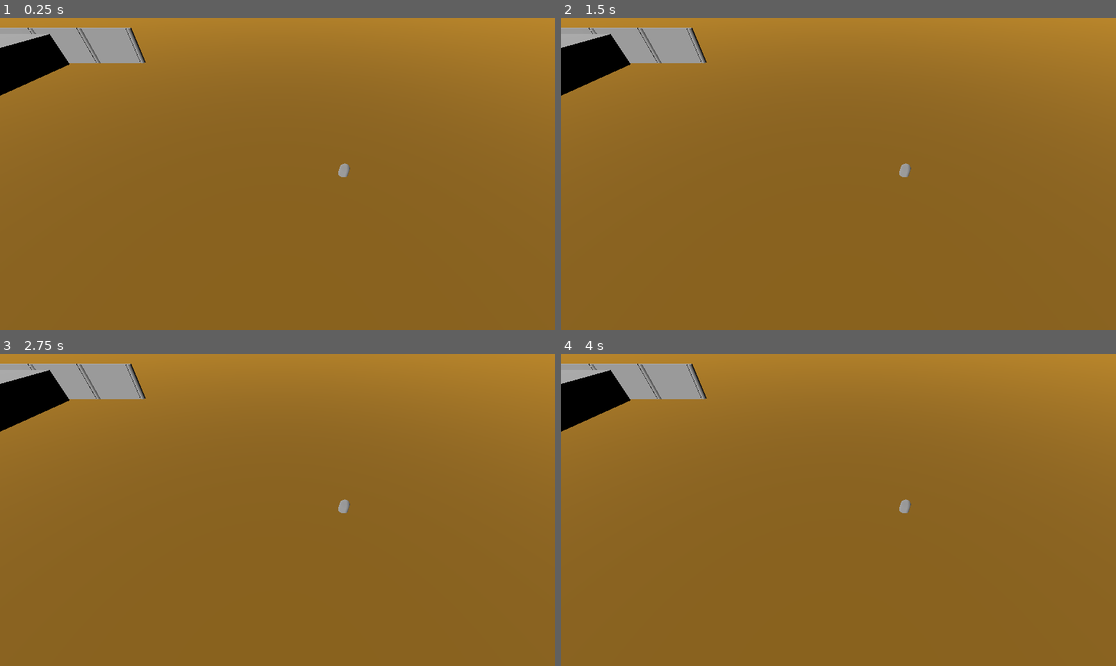
Above: before the commit, frames 1-4 (two rows, left to right).
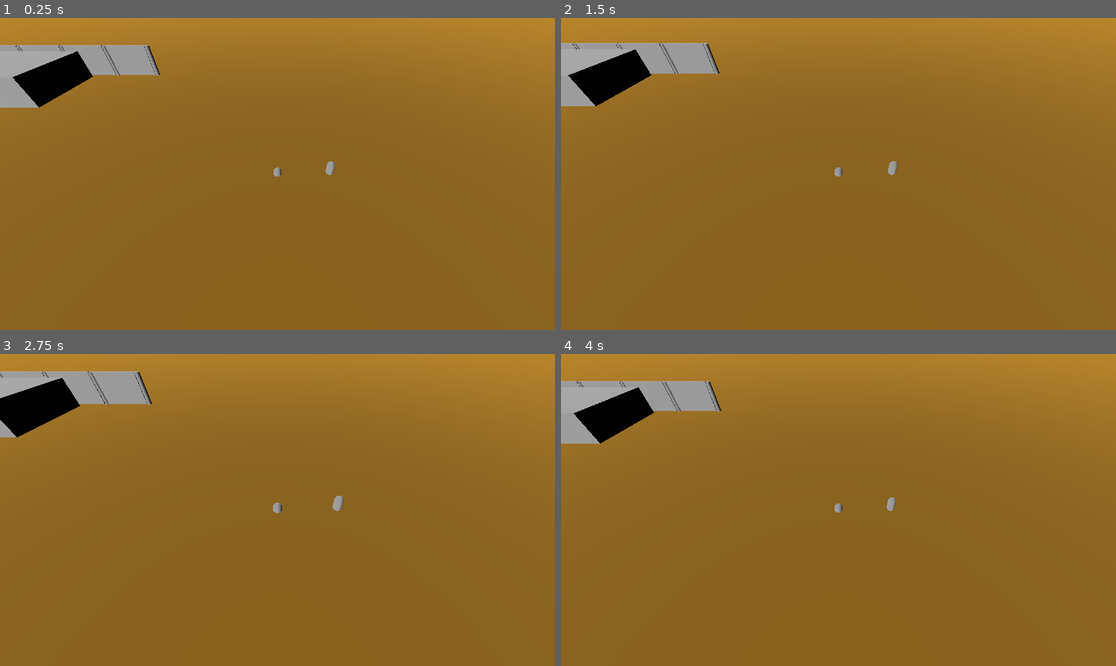
Above: after the commit, the same moments.

Repository: ThatOneFri3nd/Fallout_Remake
Game: Godot game, scene res://scenes/main/Main Scene.tscn
The game is run twice, just before and just after one commit, with the same random seed, the same clock (stepped at 60 frames per second) and the same inputs.
Inputs (mouse positions are in pixels of both pictures, inside the frame that each line leads up to):
- Up to frame 1 (0.25 s): no input
- Up to frame 2 (1.5 s): tap Enter at 0.5 s; move the mouse to (960, 158) at 0.52 s; tap Mouse wheel up (camera_zoom_in) at 0.6 s; click (960, 158) at 0.67 s; tap Mouse wheel down (camera_zoom_out) at 0.8, 1.35 s; move the mouse to (727, 189) at 1.27 s
- Up to frame 3 (2.75 s): click (166, 525) at 1.55 s; tap Space at 2 s; move the mouse to (333, 441) at 2.02 s; click (333, 441) at 2.1 s; tap Mouse wheel up (camera_zoom_in) at 2.3 s
- Up to frame 4 (4 s): move the mouse to (810, 572) at 2.77 s; tap S (camera_backward) at 2.85 s; click (810, 572) at 2.92 s; tap Mouse wheel down (camera_zoom_out) at 3.05 s; move the mouse to (1005, 556) at 3.52 s; tap W (camera_forward) at 3.6 s; click (1005, 556) at 3.8 s

The runs differ from the first frame. In frame 1, 4.5% of the frame differs, in the area x 0-64%, y 3-52%; in frame 2, 4.0%; in frame 3, 2.2%; in frame 4, 4.5%.
Error after the commit: Cannot call method 'find_child' on a null value. (res://scripts/core/player/player_handler.gd:21)

Commit message:
fixed camera zoom and started on player movement

Diff:
--- a/project.godot
+++ b/project.godot
@@ -52,6 +52,11 @@
 "events": [Object(InputEventMouseButton,"resource_local_to_scene":false,"resource_name":"","device":-1,"window_id":0,"a …(253 unchanged characters)…
 ]
 }
+interact={
+"deadzone": 0.5,
+"events": [Object(InputEventMouseButton,"resource_local_to_scene":false,"resource_name":"","device":-1,"window_id":0,"alt_pressed":false,"shift_pressed":false,"ctrl_pressed":false,"meta_pressed":false,"button_mask":1,"position":Vector2(75, 18),"global_position":Vector2(79, 59),"factor":1.0,"button_index":1,"canceled":false,"pressed":true,"double_click":false,"script":null)
+]
+}
 
 [rendering]
 
--- a/scenes/main/Main Scene.tscn
+++ b/scenes/main/Main Scene.tscn
@@ -2,7 +2,7 @@
 
 [ext_resource type="Script" path="res://scripts/core/main/Main Scene.gd" id="1_8cgiu"]
 [ext_resource type="PackedScene" uid="uid://b1eovp444wan6" path="res://scenes/player/Player.tscn" id="2_0m6g3"]
-[ext_resource type="Script" path="res://scripts/core/main/camera_control.gd" id="3_bw2ci"]
+[ext_resource type="PackedScene" uid="uid://dd8eiw4julanr" path="res://scenes/main/camera.tscn" id="3_w3j88"]
 [ext_resource type="PackedScene" uid="uid://bc3ts7oesy4l3" path="res://scenes/maps/ShadySands.tscn" id="4_yt2d4"]
 
 [sub_resource type="CapsuleMesh" id="CapsuleMesh_dep66"]
@@ -30,21 +30,10 @@
 
 [node name="Player" parent="CurrentLevel" instance=ExtResource("2_0m6g3")]
 
-[node name="Camera" type="CharacterBody3D" parent="CurrentLevel"]
-script = ExtResource("3_bw2ci")
-mouse_sens = 1.5
-camera_acceleration = 20.0
-max_camera_speed = 30.0
-camera_friction = 37.0
-
-[node name="Origin" type="MeshInstance3D" parent="CurrentLevel/Camera"]
-transform = Transform3D(1, 0, 0, 0, 0.707107, 0.707107, 0, -0.707107, 0.707107, 0, 75, 75)
-
-[node name="Camera3D" type="Camera3D" parent="CurrentLevel/Camera"]
-transform = Transform3D(1, 0, 0, 0, 0.707107, 0.707107, 0, -0.707107, 0.707107, 0, 15, 15)
+[node name="Camera" parent="CurrentLevel" instance=ExtResource("3_w3j88")]
 
 [node name="PlayerStandIn" type="MeshInstance3D" parent="CurrentLevel"]
-transform = Transform3D(1, 0, 0, 0, 1, 0, 0, 0, 1, 6.83167, 0.290696, 0)
+transform = Transform3D(1, 0, 0, 0, 1, 0, 0, 0, 1, 6.83167, 1.06002, 0)
 mesh = SubResource("CapsuleMesh_dep66")
 
 [node name="ShadySands" parent="CurrentLevel" instance=ExtResource("4_yt2d4")]
--- /dev/null
+++ b/scenes/main/camera.tscn
@@ -0,0 +1,15 @@
+[gd_scene load_steps=2 format=3 uid="uid://dd8eiw4julanr"]
+
+[ext_resource type="Script" path="res://scripts/core/player/camera_control.gd" id="1_uelis"]
+
+[node name="Camera" type="CharacterBody3D"]
+script = ExtResource("1_uelis")
+mouse_sens = 1.5
+camera_acceleration = 20.0
+max_camera_speed = 30.0
+camera_friction = 37.0
+min_zoom = 44.1
+zoom_sharpness = 23.2
+
+[node name="Camera3D" type="Camera3D" parent="."]
+transform = Transform3D(1, 0, 0, 0, 0.707107, 0.707107, 0, -0.707107, 0.707107, 0, 15, 15)
--- a/scenes/maps/ShadySands.tscn
+++ b/scenes/maps/ShadySands.tscn
@@ -1,7 +1,8 @@
-[gd_scene load_steps=12 format=3 uid="uid://bc3ts7oesy4l3"]
+[gd_scene load_steps=15 format=3 uid="uid://bc3ts7oesy4l3"]
 
 [ext_resource type="Material" uid="uid://dfeyo8ybjrb4t" path="res://materials/ShadySands.material" id="1_pifjc"]
 [ext_resource type="PackedScene" uid="uid://4vbp7s4cl6d5" path="res://scenes/main/day_night_cycle.tscn" id="2_gf5eb"]
+[ext_resource type="PackedScene" uid="uid://b1eovp444wan6" path="res://scenes/player/Player.tscn" id="3_o2awv"]
 
 [sub_resource type="StandardMaterial3D" id="StandardMaterial3D_f1ako"]
 albedo_color = Color(0, 1, 1, 1)
@@ -9,10 +10,16 @@
 [sub_resource type="CapsuleMesh" id="CapsuleMesh_fgsc5"]
 material = SubResource("StandardMaterial3D_f1ako")
 
+[sub_resource type="NavigationMesh" id="NavigationMesh_vka01"]
+vertices = PackedVector3Array(-203.616, 0.349835, -148.943, -203.616, 0.349835, 149.057, 189.134, 0.349835, 149.057, 189.134, 0.349835, -148.943)
+polygons = [PackedInt32Array(3, 2, 0), PackedInt32Array(0, 2, 1)]
+
 [sub_resource type="ShaderMaterial" id="ShaderMaterial_uxnxb"]
 
 [sub_resource type="BoxMesh" id="BoxMesh_dxmbi"]
 material = SubResource("ShaderMaterial_uxnxb")
+
+[sub_resource type="BoxShape3D" id="BoxShape3D_y02yp"]
 
 [sub_resource type="BoxMesh" id="BoxMesh_raqbr"]
 
@@ -34,10 +41,20 @@
 mesh = SubResource("CapsuleMesh_fgsc5")
 skeleton = NodePath("")
 
-[node name="Ground" type="MeshInstance3D" parent="."]
+[node name="Ground" type="NavigationRegion3D" parent="."]
+transform = Transform3D(1, 0, 0, 0, 1, 0, 0, 0, 1, -4.76837e-07, 0, 0)
+navigation_mesh = SubResource("NavigationMesh_vka01")
+
+[node name="Ground" type="MeshInstance3D" parent="Ground"]
 transform = Transform3D(393.72, 0, 0, 0, 0.656368, 0, 0, 0, 298.885, -7.25601, -0.321981, 0)
 mesh = SubResource("BoxMesh_dxmbi")
+skeleton = NodePath("../..")
 surface_material_override/0 = ExtResource("1_pifjc")
+
+[node name="StaticBody3D" type="StaticBody3D" parent="Ground/Ground"]
+
+[node name="CollisionShape3D" type="CollisionShape3D" parent="Ground/Ground/StaticBody3D"]
+shape = SubResource("BoxShape3D_y02yp")
 
 [node name="Walls" type="Node3D" parent="."]
 
@@ -354,3 +371,5 @@
 
 [node name="DirectionalLight3D" parent="." instance=ExtResource("2_gf5eb")]
 transform = Transform3D(-4.37114e-08, 0, -1, 0, 1, 0, 1, 0, -4.37114e-08, -1.08607, 27.2372, -2.58927)
+
+[node name="Player" parent="." instance=ExtResource("3_o2awv")]
--- a/scenes/player/Player.tscn
+++ b/scenes/player/Player.tscn
@@ -1,8 +1,20 @@
-[gd_scene load_steps=2 format=3 uid="uid://b1eovp444wan6"]
+[gd_scene load_steps=4 format=3 uid="uid://b1eovp444wan6"]
 
 [ext_resource type="Script" path="res://scripts/core/player/player_handler.gd" id="1_tw4xr"]
 
-[node name="Player" type="Node3D"]
+[sub_resource type="CapsuleMesh" id="CapsuleMesh_4r437"]
+
+[sub_resource type="CapsuleShape3D" id="CapsuleShape3D_oewv4"]
+
+[node name="Player" type="CharacterBody3D"]
 script = ExtResource("1_tw4xr")
 
 [node name="AudioListener3D" type="AudioListener3D" parent="."]
+
+[node name="MeshInstance3D" type="MeshInstance3D" parent="."]
+mesh = SubResource("CapsuleMesh_4r437")
+
+[node name="CollisionShape3D" type="CollisionShape3D" parent="."]
+shape = SubResource("CapsuleShape3D_oewv4")
+
+[node name="NavigationAgent3D" type="NavigationAgent3D" parent="."]
--- a/scripts/core/main/camera_control.gd
+++ b/scripts/core/player/camera_control.gd
@@ -2,26 +2,27 @@
 
 #Exported pass-by-value variables
 @export_category("Camera Rotation")
-@export var mouse_sens: float = 20
-@export var rotate_acceleration: float = 15
-@export var rotate_friction: float = 10
+@export_range(0, 100, 0.1) var mouse_sens: float = 20
+@export_range(0, 100, 0.1) var rotate_acceleration: float = 15
+@export_range(0, 100, 0.1) var rotate_friction: float = 10
 @export_category("Camera Movement")
-@export var camera_acceleration: float = 15
-@export var max_camera_speed: float = 50
-@export var camera_friction: float = 10
+@export_range(0, 100, 0.1) var camera_acceleration: float = 15
+@export_range(0, 100, 0.1) var max_camera_speed: float = 50
+@export_range(0, 100, 0.1) var camera_friction: float = 10
 @export_category("Camera Zoom")
-@export_range(0, 1000, 0.1) var min_zoom: float = 90
-@export_range(0, 1000, 0.1) var max_zoom: float = 10
-@export_range(0, 1000, 0.1) var zoom_speed: float = 10
-@export_range(0, 1, 0.1) var zoom_speed_damp: float = 0.5
+@export_range(0, 100, 0.1) var min_zoom: float = 90
+@export_range(0, 100, 0.1) var max_zoom: float = 10
+@export_range(0, 100, 0.1) var zoom_speed_percentage: float = 10
+@export_range(0, 100, 0.1) var zoom_sharpness: float = 50
+
+#Non-exported pass-by-reference variables
+@onready var camera: Camera3D = find_child("Camera3D")
 
 #Non-exported pass-by-value variables
 var movement_vector := Vector3.ZERO
 var rotation_speed: float = 0.0
-var zoom_direction = 0
-
-#Non-exported pass-by-reference variables
-@onready var camera: Camera3D = find_child("Camera3D")
+var current_zoom: float = 0.5
+@onready var zoom_speed: float = zoom_speed_percentage / 100
 
 # Called when the node enters the scene tree for the first time.
 func _ready():
@@ -44,12 +45,11 @@
 		Input.mouse_mode = Input.MOUSE_MODE_VISIBLE
 
 	if event is InputEventMouseButton:
-		if Input.is_action_just_released("camera_zoom_out"):
-			zoom_direction = 1
-		elif Input.is_action_just_released("camera_zoom_in"):
-			zoom_direction = -1
-
-
+		if Input.is_action_just_released("camera_zoom_in"):
+			current_zoom += zoom_speed
+		elif Input.is_action_just_released("camera_zoom_out"):
+			current_zoom -= zoom_speed
+		current_zoom = clamp(current_zoom, 0, 1)
 
 func _process(delta):
 	move_camera(delta)
@@ -83,8 +83,10 @@
 			rotation_speed = 0.0
 
 func zoom_camera(delta: float):
-	if camera.position.distance_to(self.position) <= max_zoom:
-		camera.position.move_toward(self.position, delta * zoom_direction)
-	elif camera.position.distance_to(self.position) >= min_zoom:
-		camera.position.move_toward(self.position, delta * zoom_direction)
-	zoom_direction = 0
+	var camera_distance = lerp(min_zoom, max_zoom, current_zoom)
+	camera.position = linear_follow(camera.position, camera.position.normalized() * camera_distance, delta)
+	print(camera_distance)
+	#This is not frame-rate independent
+
+func linear_follow(a, b, delta: float):
+	return b + (a - b) * exp(-zoom_sharpness * delta)
--- a/scripts/core/player/player_handler.gd
+++ b/scripts/core/player/player_handler.gd
@@ -1,6 +1,7 @@
 extends Node3D
 
-@onready var player: Node3D = self
+@onready var player : Node3D = self
+@onready var navigation_agent := $NavigationAgent3D
 
 # Called when the node enters the scene tree for the first time.
 func _ready():
@@ -11,6 +12,32 @@
 func _process(_delta):
 	pass
 
+func _input(event):
+	if Input.is_action_just_pressed("interact"):
+		var target_position = raycast()
+		move_player(target_position)
+
+func raycast():
+	var camera: Camera3D = get_node("Camera").find_child("Camera3D")
+	if camera == null:
+		printerr("Error! Can't find Camera3D!")
+	var interact_pos = get_viewport().get_interact_position()
+	var ray_length = 100
+	var from = camera.project_ray_origin(interact_pos)
+	var to = from + camera.project_ray_normal(interact_pos) * ray_length
+	var space = get_world_3d().direct_space_state
+	var ray_query = PhysicsRayQueryParameters3D.new()
+
+	ray_query.from = from
+	ray_query.to = to
+
+	var result = space.intersect_ray(ray_query)
+
+	return result
+
+func move_player(target_position):
+	pass
+
 func _on_level_loaded():
-	var player_position: Vector3 = get_node("PlayerSpawn").transform
-	player.position = player_position
+	var player_spawn: Vector3 = get_node("PlayerSpawn").transform
+	player.position = player_spawn
